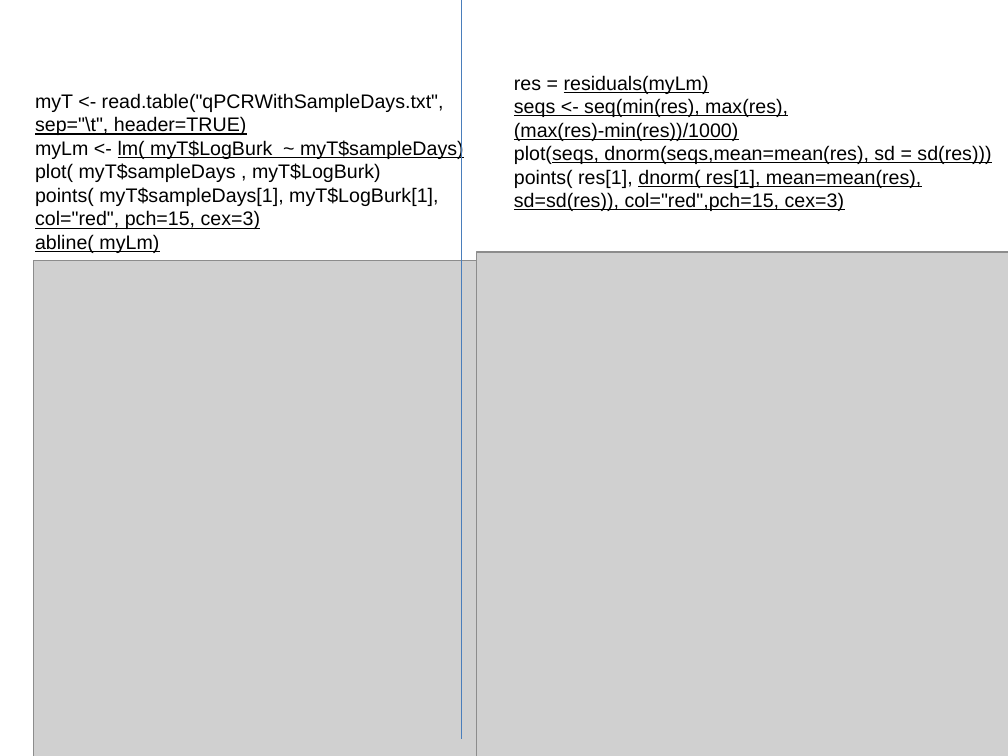
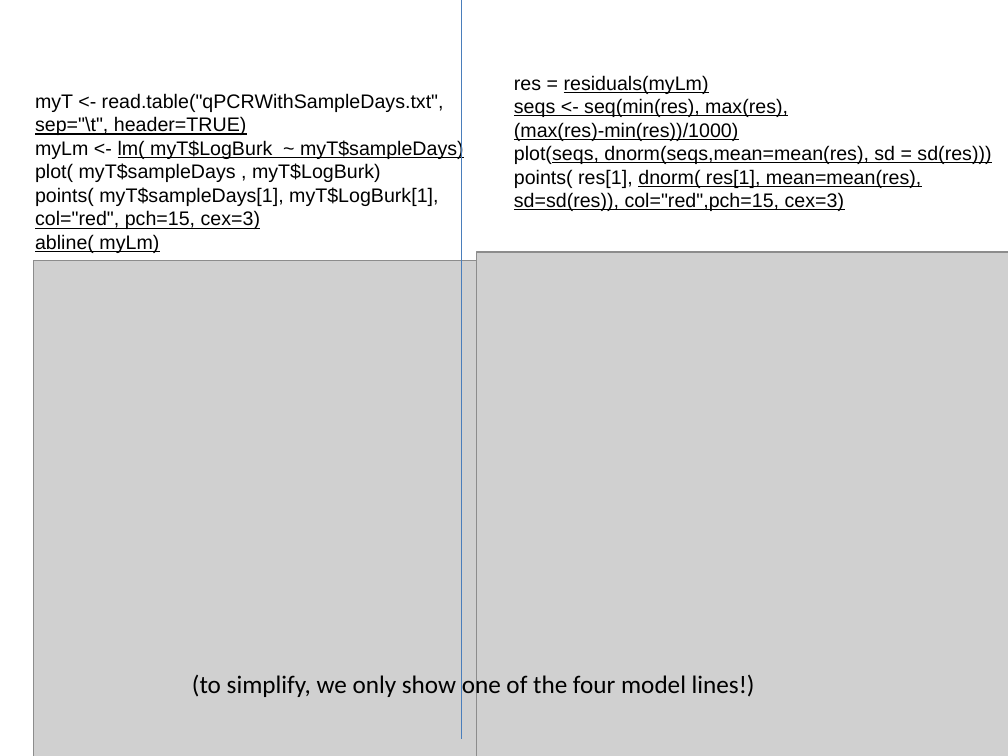
Before and after one commit to afodor/afodor.github.io, a slide deck: slide 5 of classes/stats2016/Lecture17.pptx. Drawn at 1008x756 pixels with LibreOffice and Linux fonts; fonts in the diff are those of the drawing; grey boxes stand for pictures. Boxes give left, top, right and bottom in pixels: in the first picture for what was removed or moved away, otherwise in the second. Text is boxed around its words. In the diff, an @@ line names an element or a change of style, - is before the commit and + after.

Commit message:
small change to annotation for lecture 17

```diff
--- a/classes/stats2016/Lecture17.pptx
+++ b/classes/stats2016/Lecture17.pptx
@@ text added at <box>192,673,755,700</box>, 18 pt, text #000000 @@
+(to simplify, we only show one of the four model lines!)
```
